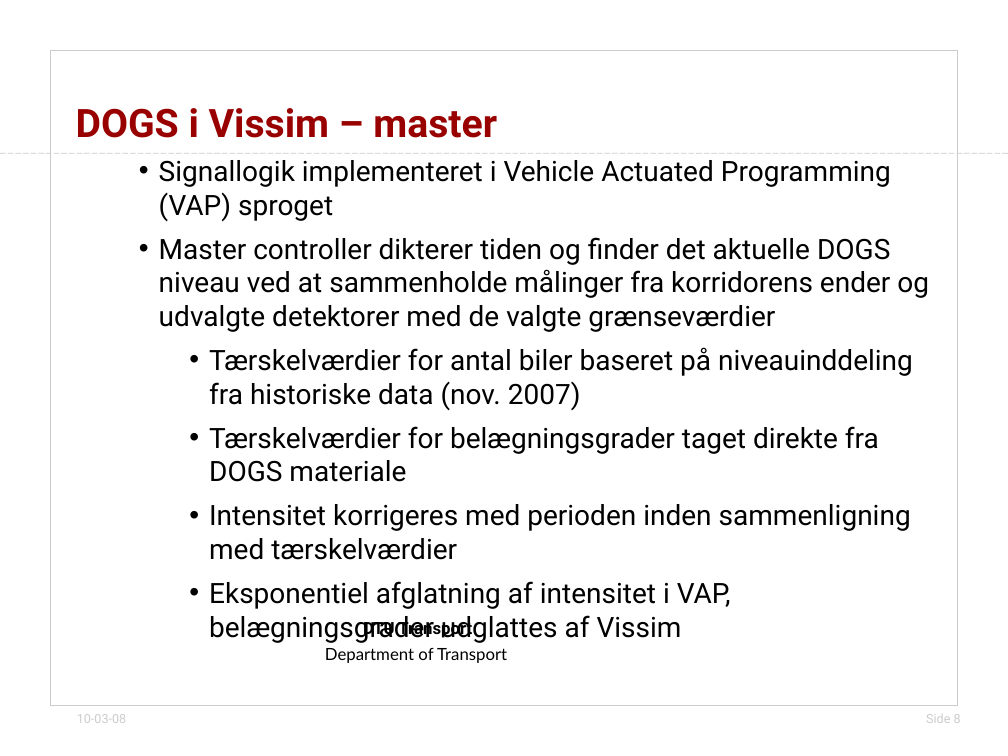
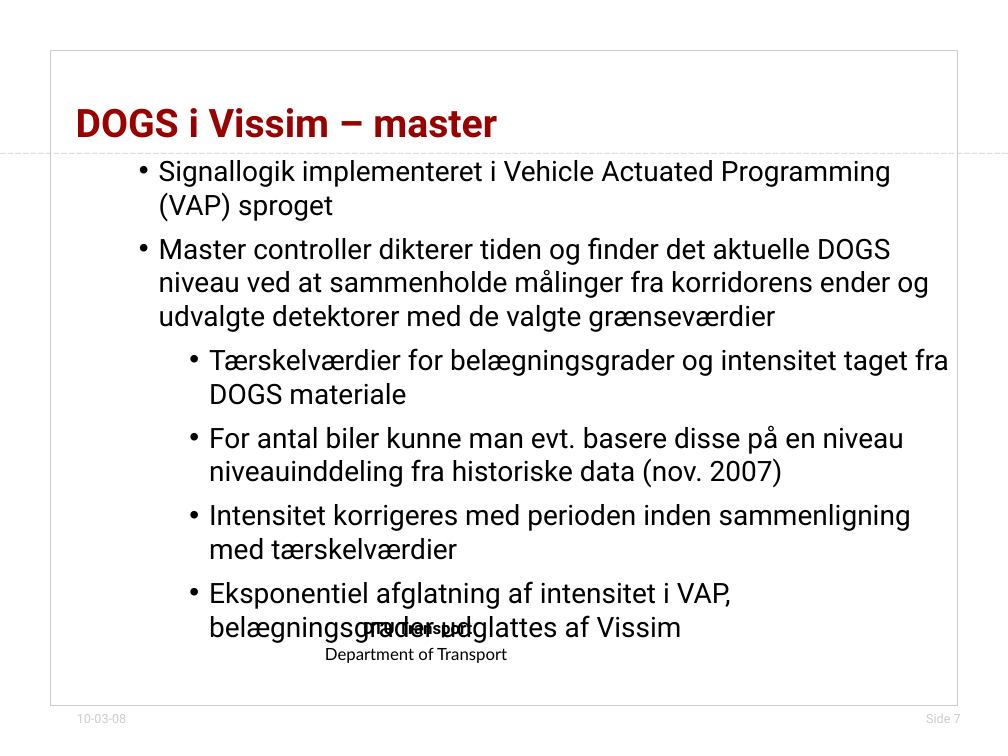
Before and after one commit to jonyonyx/greenwaves, a slide deck: slide 7 of thesis/præsentation_simulering_dogs.odp (slide 8 before the commit). Drawn at 1008x756 pixels with LibreOffice and Linux fonts; fonts in the diff are those of the drawing; background and template pictures are left out. Boxes give left, top, right and bottom in pixels: in the first picture for what was removed or moved away, otherwise in the second. Text is boxed around its words. In the diff, an @@ line names an element or a change of style, - is before the commit and + after.

```diff
--- a/thesis/præsentation_simulering_dogs.odp
+++ b/thesis/præsentation_simulering_dogs.odp
@@ subtitle at (x1=209, y1=348, x2=949, y2=488): text changed @@
-  • Tærskelværdier for antal biler baseret på niveauinddeling fra historiske data (nov. 2007)
-  • Tærskelværdier for belægningsgrader taget direkte fra DOGS materiale
+  • Tærskelværdier for belægningsgrader og intensitet taget fra DOGS materiale
+  • For antal biler kunne man evt. basere disse på en niveau niveauinddeling fra historiske data (nov. 2007)
@@ page number at (x1=926, y1=714, x2=961, y2=723): text changed @@
-Side 8
+Side 7
```
Also in this commit, not shown: 2 other slides changed, 4 other files.
